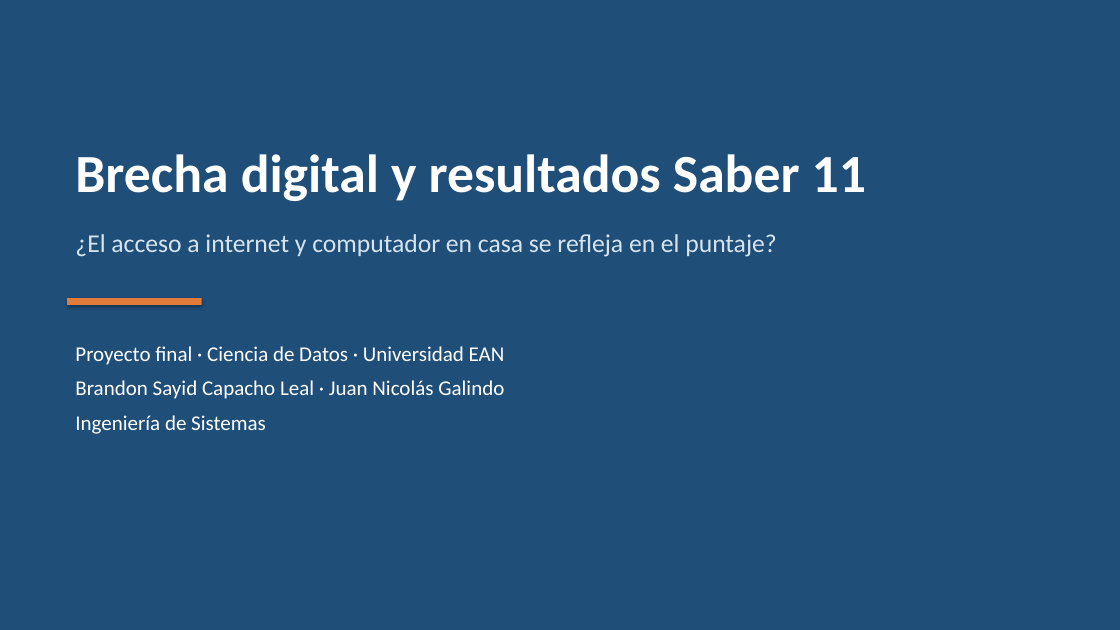
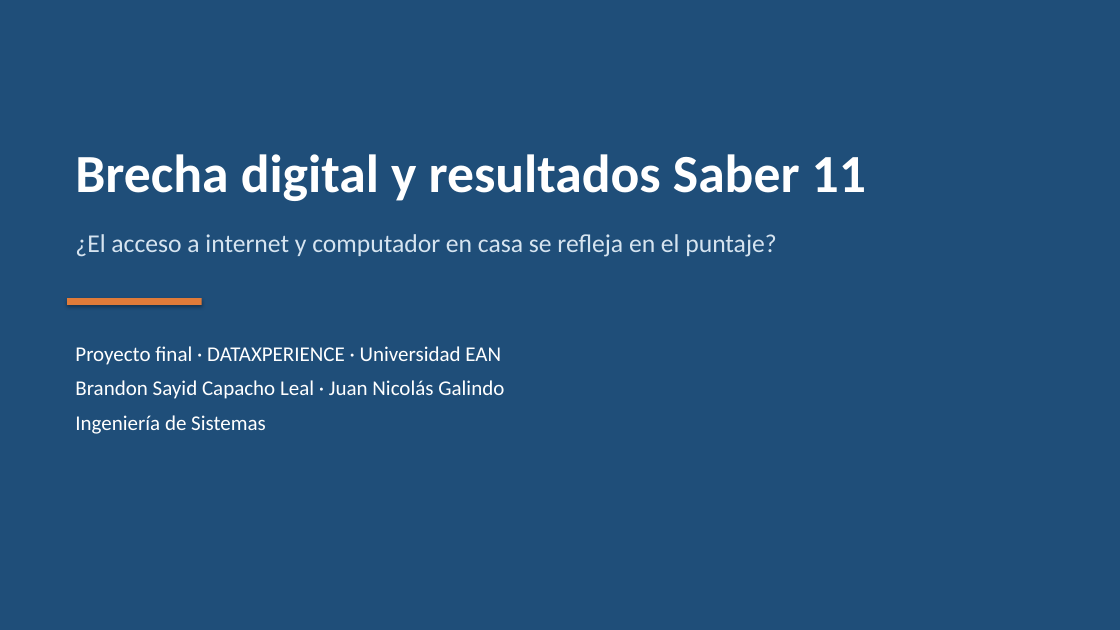
Before and after one commit to BrandonCapacho/brecha-digital-saber-11, a slide deck: slide 1 of presentacion/presentacion_brecha_digital_saber11.pptx. Drawn at 1120x630 pixels with LibreOffice and Linux fonts; fonts in the diff are those of the drawing. Boxes give left, top, right and bottom in pixels: in the first picture for what was removed or moved away, otherwise in the second. Text is boxed around its words. In the diff, an @@ line names an element or a change of style, - is before the commit and + after.

```diff
--- a/presentacion/presentacion_brecha_digital_saber11.pptx
+++ b/presentacion/presentacion_brecha_digital_saber11.pptx
@@ text at (75,346,501,365): text changed @@
-Proyecto final · Ciencia de Datos · Universidad EAN
+Proyecto final · DATAXPERIENCE · Universidad EAN
```
Also in this commit, not shown: 3 other files.
